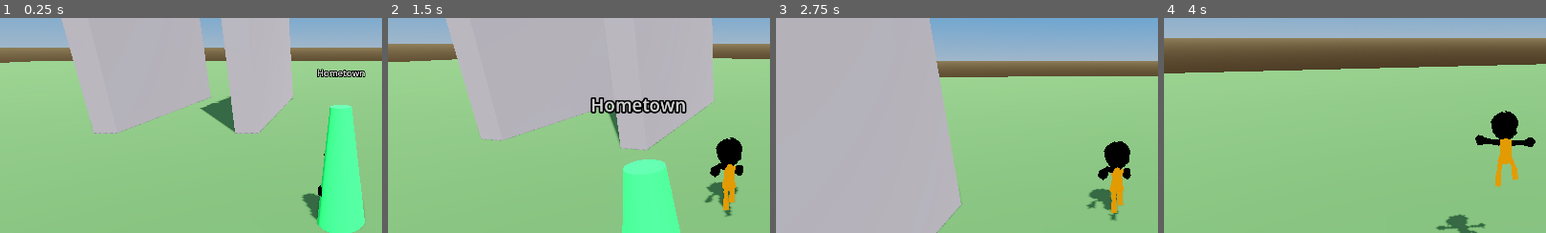
Above: before the commit, frames 1-4 (left to right).
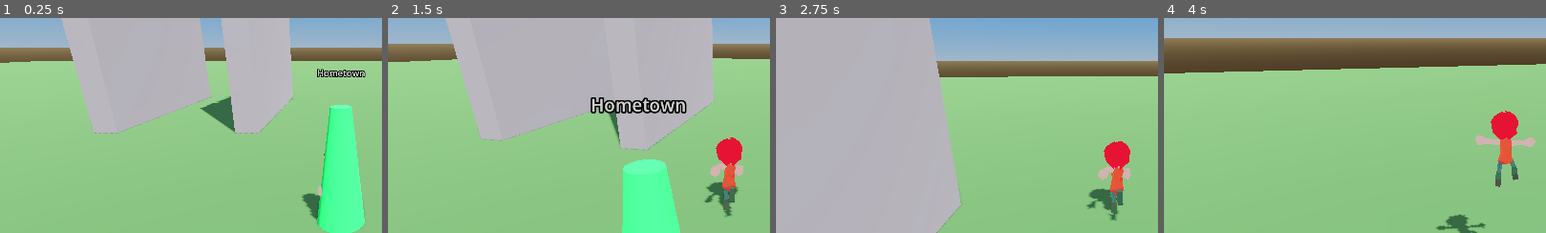
Above: after the commit, the same moments.

Repository: doggoanim/Krits
Game: Godot game, scene res://main.tscn
Two runs of this game, one before a commit and one after it. Both use one fixed random seed, a clock stepped at 60 frames per second and the inputs below.
Inputs (mouse positions are % of the whole screen's width and height, from its top left):
- Up to frame 1 (0.25 s): no input
- Up to frame 2 (1.5 s): tap Enter at 0.5 s; move the mouse to (55, 50) at 0.52 s; hold Ctrl (crouch_pound) 0.53-1.28 s; hold W (move_forward) from 0.53 s (still down); tap Space (jump) at 0.77 s; move the mouse to (45, 50) at 1.27 s; tap E (interact) at 1.35 s
- Up to frame 3 (2.75 s): keep holding W (move_forward); tap Space (jump) at 1.52 s; move the mouse to (52, 48) at 2.02 s; hold Shift (roll_dive) from 2.03 s (still down)
- Up to frame 4 (4 s): keep holding W (move_forward); move the mouse to (49, 52) at 2.77 s; release Shift (roll_dive) at 2.78 s; tap Ctrl (crouch_pound) at 2.85 s; tap Space (jump) at 3.02, 3.77 s; move the mouse to (57, 51) at 3.52 s; tap E (interact) at 3.6 s
The pictures show only the part of the screen within x 5-55%, y 17-67%; the shares and areas given below are measured in that part.

The runs differ from the first frame. In frame 1, less than 0.1% of the frame differs, in the area x 83-85%, y 63-84%; in frame 2, 1.5%; in frame 3, 1.5%; in frame 4, 1.7%, in the area x 81-98%, y 43-79%.

Commit message:
Switch character shading from flat unshaded to a toon ramp
Fully unshaded kept the character's color perfectly constant but made
it look flat/paper-cutout, with no light/dark modeling at all. Switched
to BaseMaterial3D's built-in toon diffuse mode instead: lighting still
reaches the character (a lit side vs. a shaded side), but in a few
hard-edged bands rather than a smooth PBR gradient — the classic
cel-shaded look — with specular disabled so there's no shiny highlight.

Diff:
--- a/player/player_visual.gd
+++ b/player/player_visual.gd
@@ -115,13 +115,15 @@
 			var mat := mi.get_active_material(i)
 			if mat is BaseMaterial3D:
 				var dup := (mat as BaseMaterial3D).duplicate() as BaseMaterial3D
-				# Unshaded: the character's colors are drawn exactly as authored,
-				# regardless of sun angle, ambient light color/strength, or shadows
-				# falling on it. Keeps the model reading as a consistent, flat
-				# cartoony color instead of shifting with the world's lighting.
-				# (Screen-wide color grading/saturation in EnvironmentConfig still
-				# applies on top, same as everything else on screen.)
-				dup.shading_mode = BaseMaterial3D.SHADING_MODE_UNSHADED
+				# Toon ramp: lighting still reaches the character (so it gets a
+				# shaded side and a lit side, and still reads as part of the
+				# scene), but in a few hard-edged bands instead of a smooth PBR
+				# gradient — the classic cel-shaded look — and with no shiny
+				# specular highlight. Colors stay close to their authored albedo
+				# rather than washing out with strong light.
+				dup.shading_mode = BaseMaterial3D.SHADING_MODE_PER_PIXEL
+				dup.diffuse_mode = BaseMaterial3D.DIFFUSE_TOON
+				dup.specular_mode = BaseMaterial3D.SPECULAR_DISABLED
 				mi.set_surface_override_material(i, dup)
 				_materials.append(dup)
 				_base_colors[dup] = dup.albedo_color
